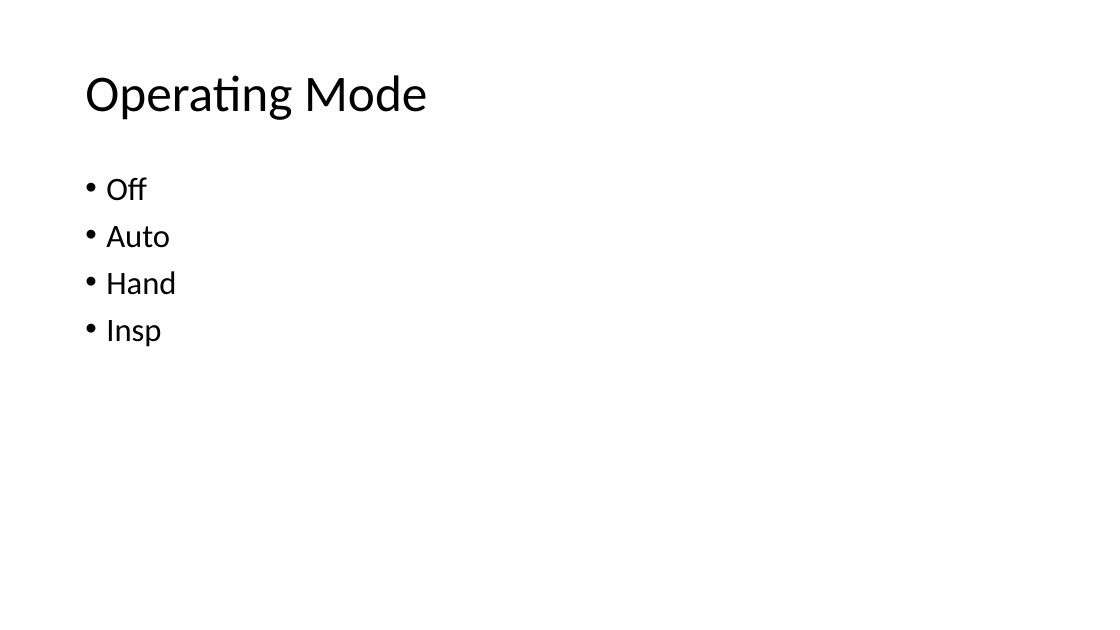
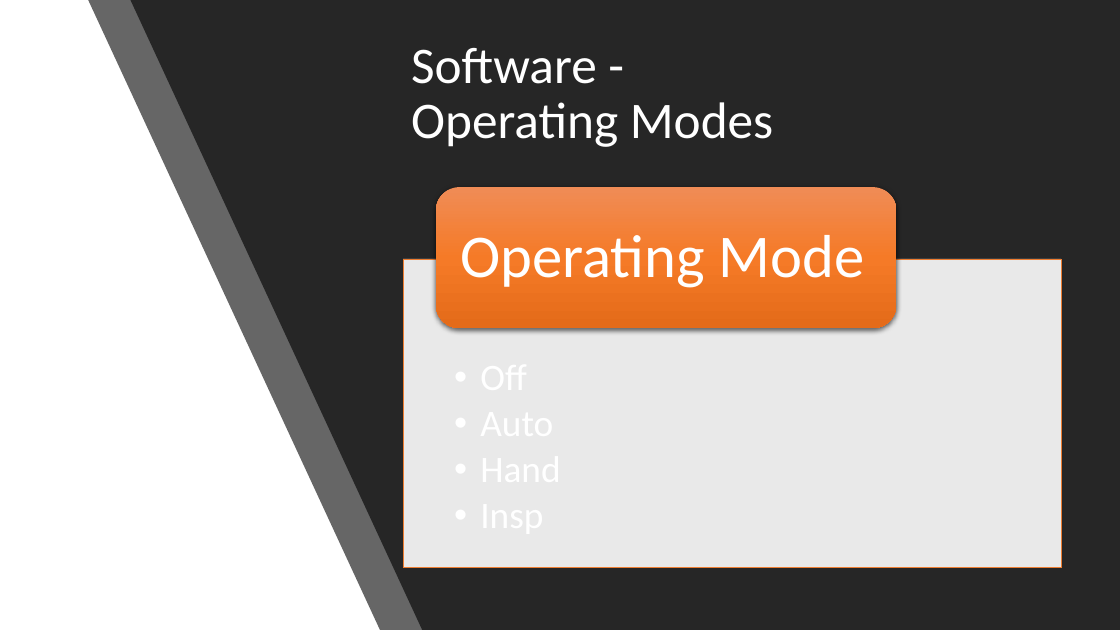
Before and after one commit to AkazeX/GEM, a slide deck: slide 14 of 999_Präsentation/PPP/luca.pptx (slide 4 before the commit). Drawn at 1120x630 pixels with LibreOffice and Linux fonts; fonts in the diff are those of the drawing. Boxes give left, top, right and bottom in pixels: in the first picture for what was removed or moved away, otherwise in the second. Text is boxed around its words. In the diff, an @@ line names an element or a change of style, - is before the commit and + after.

Commit message:
presentation

```diff
--- a/999_Präsentation/PPP/luca.pptx
+++ b/999_Präsentation/PPP/luca.pptx
@@ background #FFFFFF to #000000 @@
@@ rectangle added at (x1=0, y1=0, x2=1120, y2=630), fill #FFFFFF @@
@@ freeform shape added at (x1=88, y1=0, x2=1119, y2=630), fill #262626 at 70% opacity @@
@@ freeform shape added at (x1=130, y1=0, x2=1120, y2=630), fill #262626 @@
@@ title at (x1=411, y1=48, x2=773, y2=147): text changed; text colour #000000 to #FFFFFF @@
-Operating Mode
+Software -
+Operating Modes
@@ text removed at (x1=106, y1=177, x2=176, y2=347) @@
-• Off
-• Auto
-• Hand
-• Insp
@@ rounded rectangle added at (x1=436, y1=187, x2=897, y2=329), fill gradient #F18C57 to #F67B28 to #E56C19 @@
@@ text added at (x1=460, y1=235, x2=864, y2=288), 52 pt, text #FFFFFF @@
+Operating Mode
@@ rectangle added at (x1=403, y1=259, x2=1061, y2=567), fill #FFFFFF at 90% opacity, outline #ED7D31 0.5 pt @@
```
Also in this commit, not shown: 2 other slides changed, 16 slides added, 2 slides removed, 5 other files.
